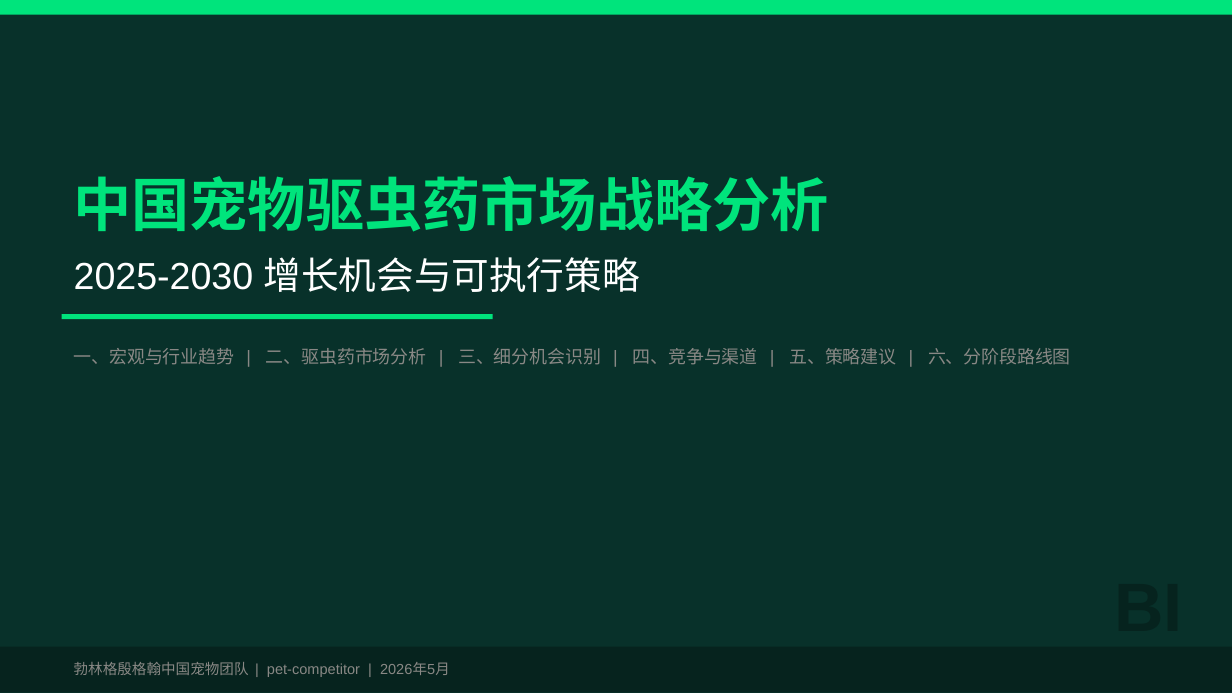
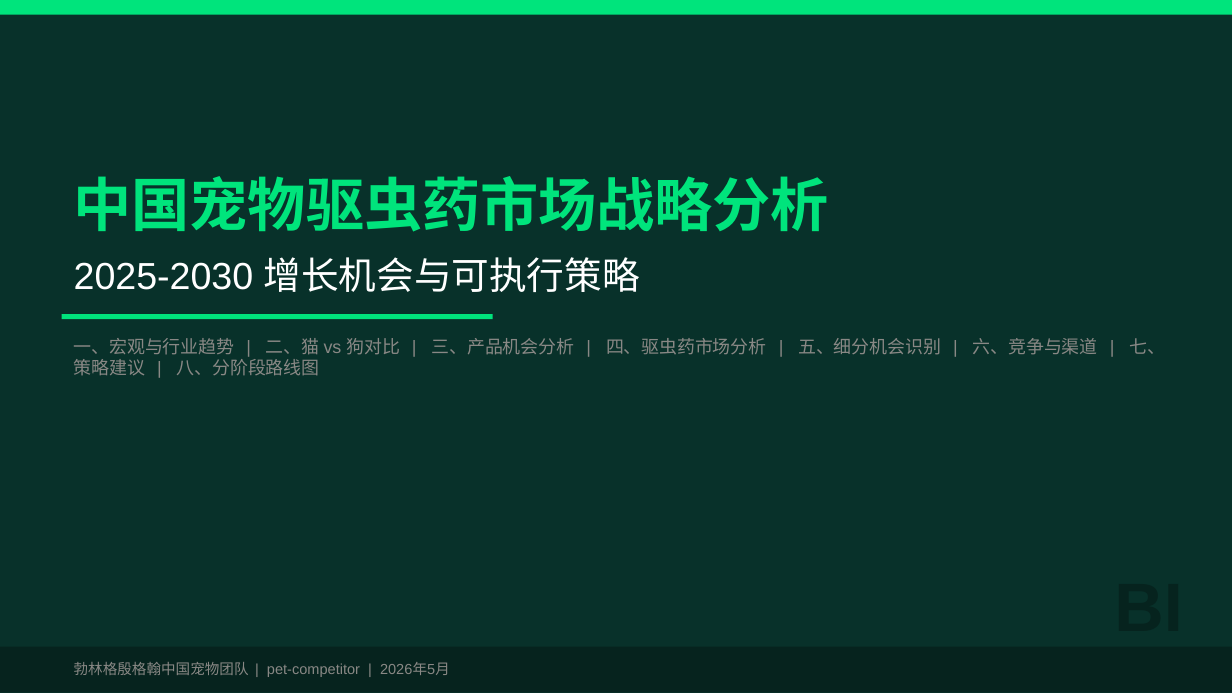
Before and after one commit to zhaoomi-zyw/openclaw-workspace-pet-macos, a slide deck: slide 1 of generate file/BI-Pet-Dewormer-Strategy-2025/中国宠物驱虫药市场战略分析2025-2030.pptx. Drawn at 1232x693 pixels with LibreOffice and Linux fonts; fonts in the diff are those of the drawing. Boxes give left, top, right and bottom in pixels: in the first picture for what was removed or moved away, otherwise in the second. Text is boxed around its words. In the diff, an @@ line names an element or a change of style, - is before the commit and + after.

```diff
--- a/generate file/BI-Pet-Dewormer-Strategy-2025/中国宠物驱虫药市场战略分析2025-2030.pptx
+++ b/generate file/BI-Pet-Dewormer-Strategy-2025/中国宠物驱虫药市场战略分析2025-2030.pptx
@@ text at [74, 338, 1165, 376]: text changed @@
-一、宏观与行业趋势 | 二、驱虫药市场分析 | 三、细分机会识别 | 四、竞争与渠道 | 五、策略建议 | 六、分阶段路线图
+一、宏观与行业趋势 | 二、猫 vs 狗对比 | 三、产品机会分析 | 四、驱虫药市场分析 | 五、细分机会识别 | 六、竞争与渠道 | 七、策略建议 | 八、分阶段路线图
```
Also in this commit, not shown: 1 slide added.
